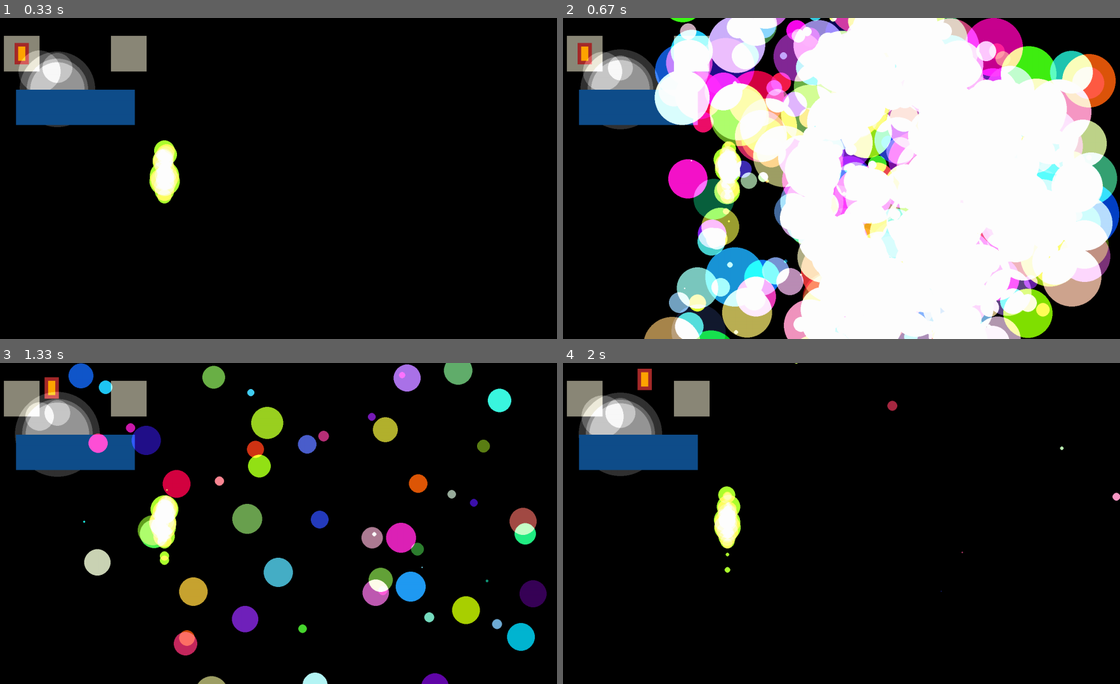
Above: before the commit, frames 1-4 (two rows, left to right).
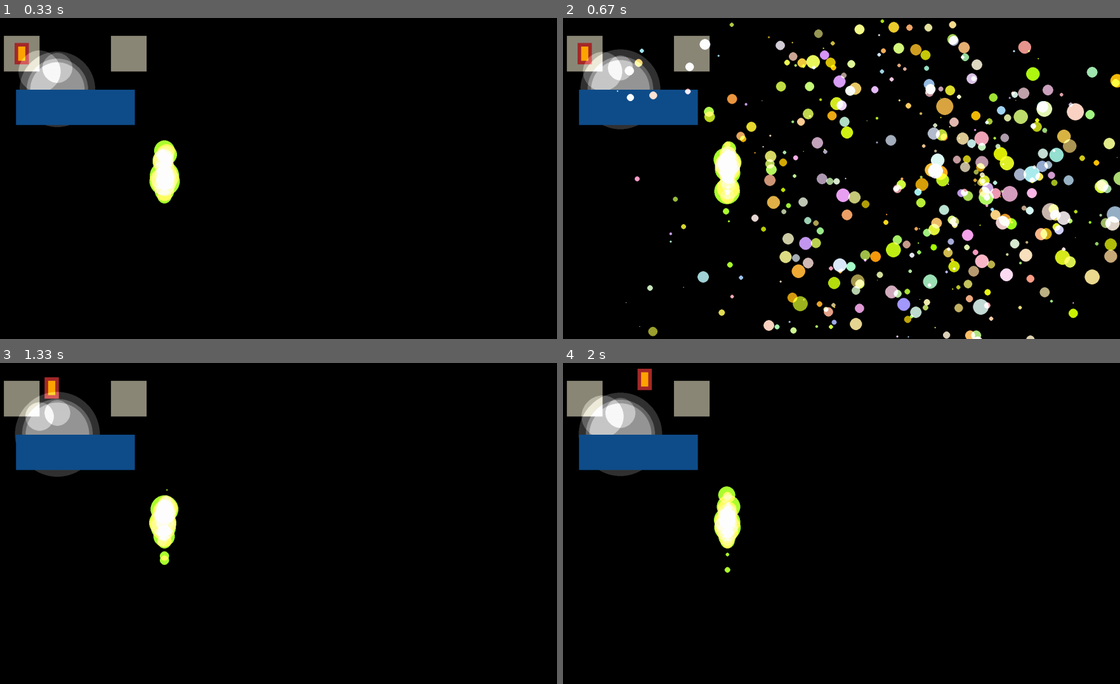
Above: after the commit, the same moments.

Repository: binnev/pygame_sandbox
Game: pygame game, started from blitting_flags_test/__main__.py
The game is run twice, just before and just after one commit, with the same random seed, the same clock (stepped at 60 frames per second) and the same inputs.
Inputs (mouse positions are in pixels of both pictures, inside the frame that each line leads up to):
- Up to frame 1 (0.33 s): no input
- Up to frame 2 (0.67 s): press the mouse at (813, 191) at 0.37 s; move the mouse to (913, 181) at 0.47 s; release the mouse at (1019, 168) at 0.6 s
- Up to frame 3 (1.33 s): hold D 0.67-1.13 s; move the mouse to (272, 545) at 0.7 s; hold W from 1.17 s (still down)
- Up to frame 4 (2 s): release W at 1.47 s; hold D 1.5-1.97 s

Frame 1 is identical in both runs. In frame 2, 70% of the frame differs, in the area x 9-100%, y 0-100%; in frame 3, 10%; in frame 4, less than 0.1%.

Commit message:
fiddling.

Diff:
--- a/blitting_flags_test/__main__.py
+++ b/blitting_flags_test/__main__.py
@@ -223,10 +223,10 @@
                     Spark(
                         x,
                         y,
-                        u=random_float(-50, 50),
+                        u=random_float(-70, 70),
                         v=random_float(-50, 50),
-                        radius=random_int(5, 100),
-                        color=(random_int(0, 255), random_int(0, 255), random_int(0, 255),),
+                        radius=random_int(5, 30),
+                        color=(random_int(150, 255), random_int(150, 255), random_int(0, 255),),
                     )
                 )
 
